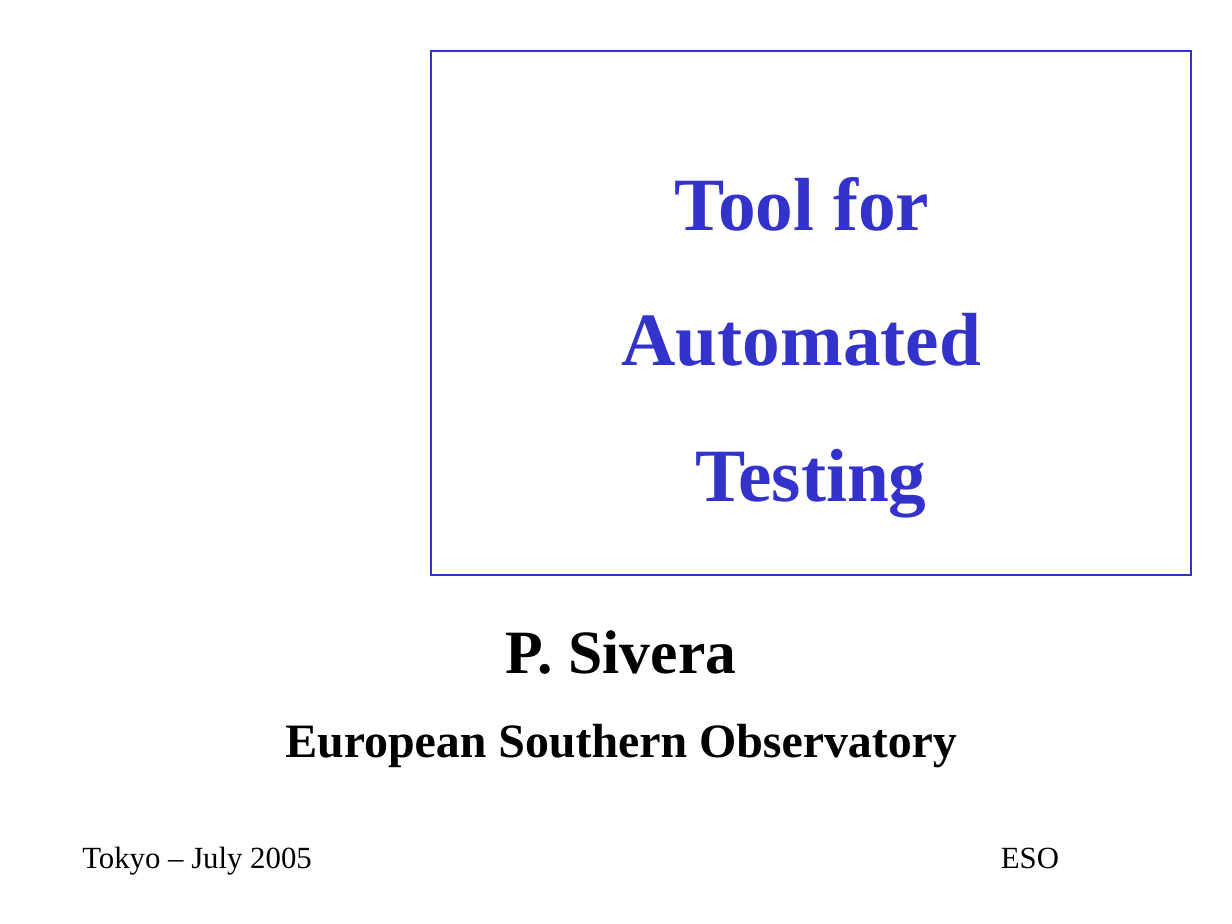
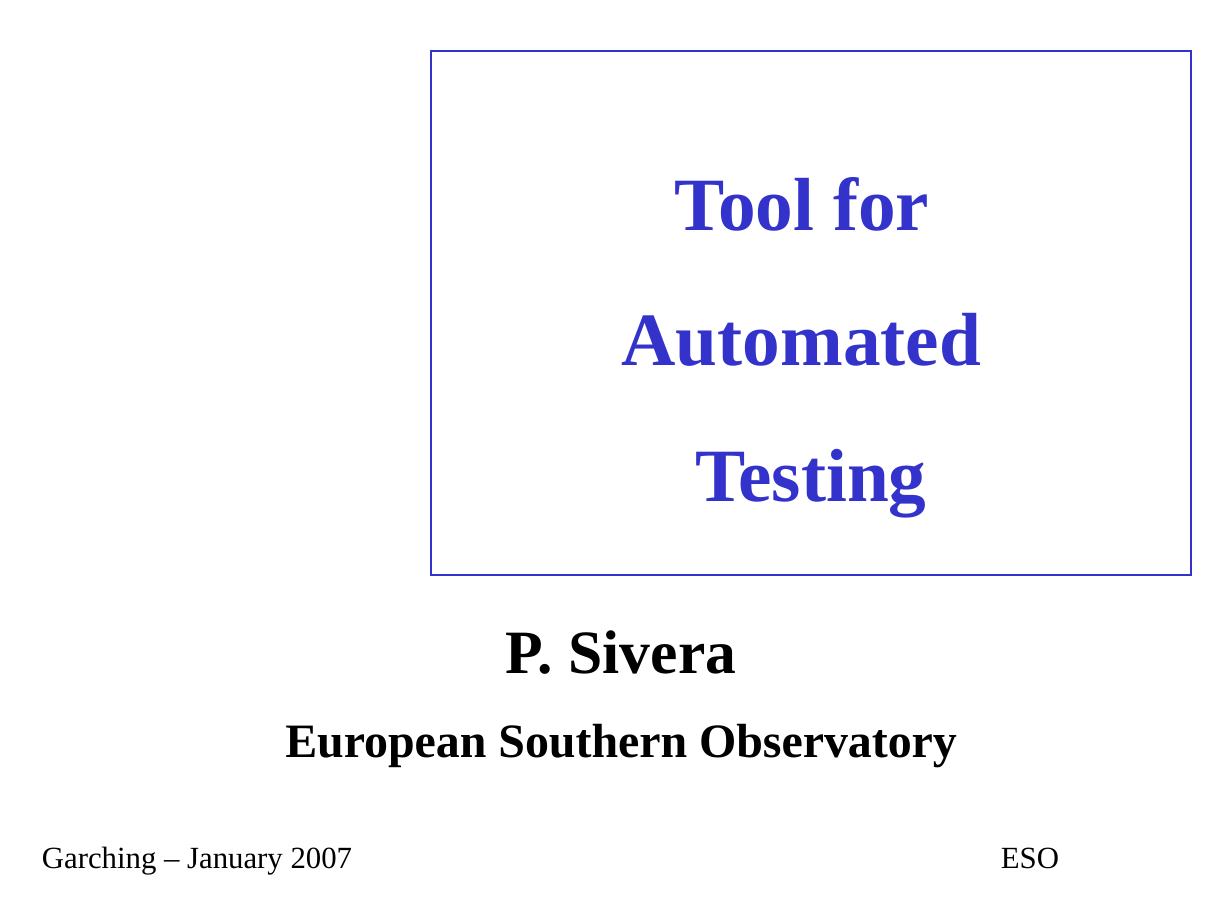
Before and after one commit to ACS-Community/ACS, a slide deck: slide 1 of Documents/ACS-Course/ACSCourse-TAT.ppt. Drawn at 1232x924 pixels with LibreOffice and Linux fonts; fonts in the diff are those of the drawing; background and template pictures are left out. Boxes give left, top, right and bottom in pixels: in the first picture for what was removed or moved away, otherwise in the second. Text is boxed around its words. In the diff, an @@ line names an element or a change of style, - is before the commit and + after.

```diff
--- a/Documents/ACS-Course/ACSCourse-TAT.ppt
+++ b/Documents/ACS-Course/ACSCourse-TAT.ppt
@@ text at (x1=42, y1=846, x2=353, y2=874): text changed @@
-Tokyo – July 2005
+Garching – January 2007
```
Also in this commit, not shown: 5 other slides changed, 2 slides added, 2 slides removed.
